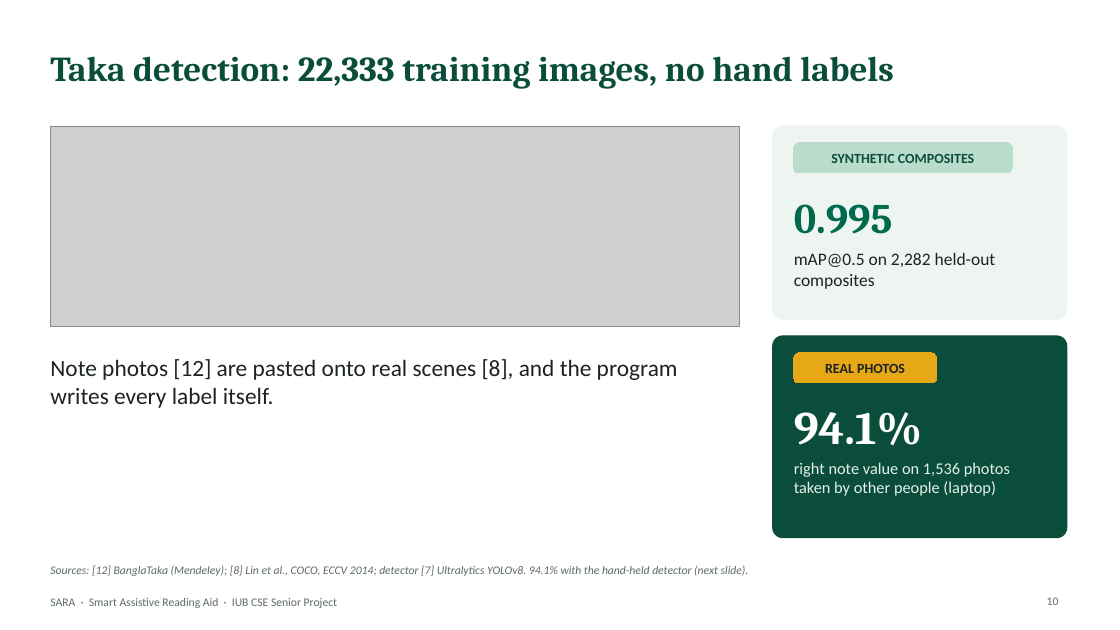
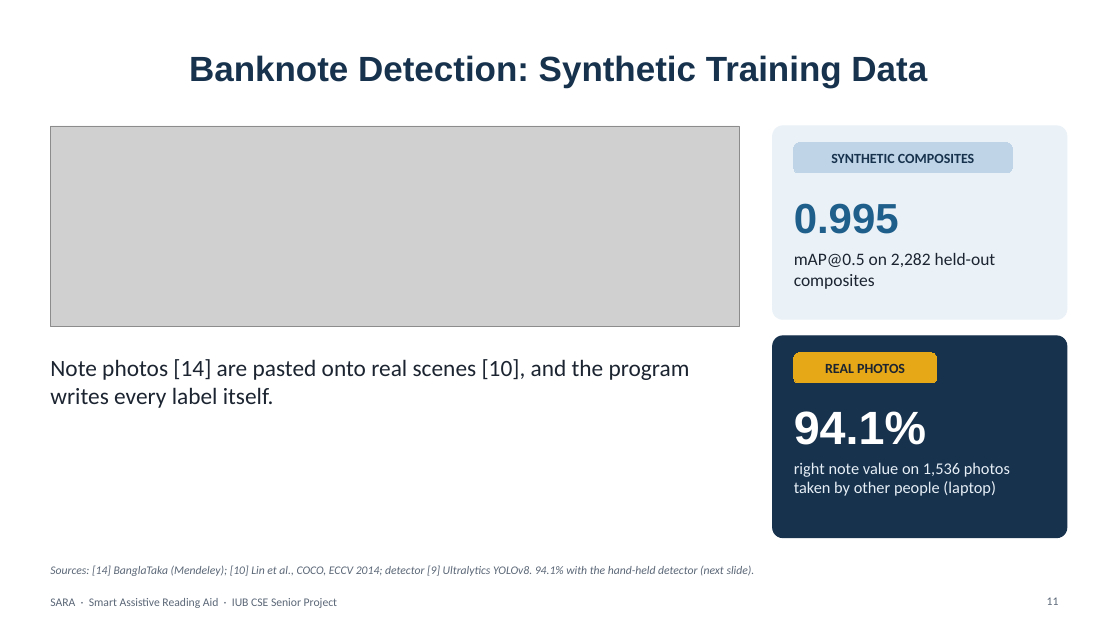
Before and after one commit to aflam330/Senior_project_wearable_glass_for_blind_people_using_ocr_and_ylo, a slide deck: slide 11 of Thesis Report and paper/thesis report/slides/SARA_Presentation_Redesigned.pptx (slide 10 before the commit). Drawn at 1120x630 pixels with LibreOffice and Linux fonts; fonts in the diff are those of the drawing; grey boxes stand for pictures; background and template pictures are left out. Boxes give left, top, right and bottom in pixels: in the first picture for what was removed or moved away, otherwise in the second. Text is boxed around its words. In the diff, an @@ line names an element or a change of style, - is before the commit and + after.

```diff
--- a/Thesis Report and paper/thesis report/slides/SARA_Presentation_Redesigned.pptx
+++ b/Thesis Report and paper/thesis report/slides/SARA_Presentation_Redesigned.pptx
@@ title at (189, 55, 927, 88): text changed; font Cambria to Arial; text colour #0B4D3B to #17324D @@
-Taka detection: 22,333 training images, no hand labels
+Banknote Detection: Synthetic Training Data
@@ rounded rectangle at (773, 126, 1067, 319): fill #EEF5F1 to #EAF1F7; outline #EEF5F1 1 pt to #EAF1F7 1 pt @@
@@ rounded rectangle "SYNTHETIC COMPOSITES" at (794, 143, 1012, 173): text colour #0B4D3B to #17324D; fill #B9DCCD to #BFD4E6; outline #B9DCCD 0.75 pt to #BFD4E6 0.75 pt @@
@@ text "0.995" at (794, 203, 899, 234): font Cambria to Arial, text colour #006A4E to #1F5F8B @@
@@ text "mAP@0.5 on 2,282 held-out composites" at (794, 253, 996, 289): text colour #1C2321 to #1B2430 @@
@@ text at (50, 359, 690, 408): text changed; text colour #1C2321 to #1B2430 @@
-Note photos [12] are pasted onto real scenes [8], and the program writes every label itself.
+Note photos [14] are pasted onto real scenes [10], and the program writes every label itself.
@@ rounded rectangle at (773, 336, 1067, 538): fill #0B4D3B to #17324D; outline #0B4D3B 1 pt to #17324D 1 pt @@
@@ rounded rectangle "REAL PHOTOS" at (794, 353, 937, 383): text colour #1C2321 to #1B2430 @@
@@ text "94.1%" at (794, 411, 926, 445): font Cambria to Arial @@
@@ text "right note value on 1,536 ..." at (794, 462, 1010, 496): text colour #E4EFEA to #E6EEF6 @@
@@ text at (50, 565, 755, 576): text changed; text colour #5E6B66 to #5B6777 @@
-Sources: [12] BanglaTaka (Mendeley); [8] Lin et al., COCO, ECCV 2014; detector [7] Ultralytics YOLOv8. 94.1% with the hand-held detector (next slide).
+Sources: [14] BanglaTaka (Mendeley); [10] Lin et al., COCO, ECCV 2014; detector [9] Ultralytics YOLOv8. 94.1% with the hand-held detector (next slide).
@@ text "SARA · Smart Assistive Reading ..." at (50, 598, 337, 608): text colour #5E6B66 to #5B6777 @@
@@ page number at (1047, 597, 1059, 605): text changed; text colour #5E6B66 to #5B6777 @@
-10
+11
```
Also in this commit, not shown: 25 other slides changed, 1 slide added, 10 other files.
